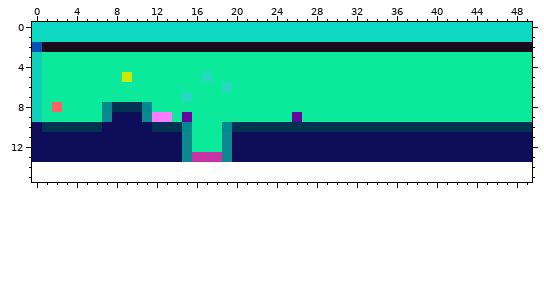
File history of a pixel-art sprite, Progetto_prog_3/res/lvls/1.png. Above: the version before the commit.
The file is 50x14 pixels. Colours within 5 levels of each other are drawn and written as one. The old version is drawn lined up with the new one, on the new canvas.
The result:
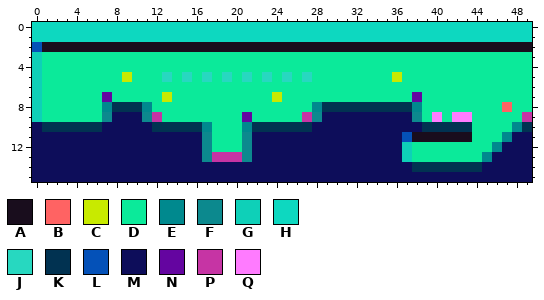
Palette (. is transparent): A #190d1d  B #ff6363  C #c8ea00  D #0bea9a  E #00898e  F #0c898e  G #0ed0b8  H #0dd8c0  J #27d8c0  K #013251  L #0451b8  M #0d0d5a  N #6405a0  P #c634a4  Q #ff7bff
What changed:
canvas 50x14 -> 50x16
Changed rows in their new state; - is an unchanged pixel.
first column x 0:
 5 -------------J-J---J-J-J-J-J--------C-------------
 6 -------------------D------------------------------
 7 -------N-----C-D--------C-------------N-----------
 8 --D-------------------------EKKKKKKKKKE--------B--
 9 ------------PD-D-----N----DPFMMMMMMMMMF-Q-QQ-----P
10 ---------------KKE-DDE------MMMMMMMMMMM-----DDDDE-
11 ---------------MMF-DDF---------------LAAAAAADDDE--
12 ---------------MMF-DDF---------------GDDDDDDDDE---
13 ---------------MMF-PPF---------------GDDDDDDDE----
14 MMMMMMMMMMMMMMMMMMMMMMMMMMMMMMMMMMMMMMKKKKKKKMMMMM
15 MMMMMMMMMMMMMMMMMMMMMMMMMMMMMMMMMMMMMMMMMMMMMMMMMM
